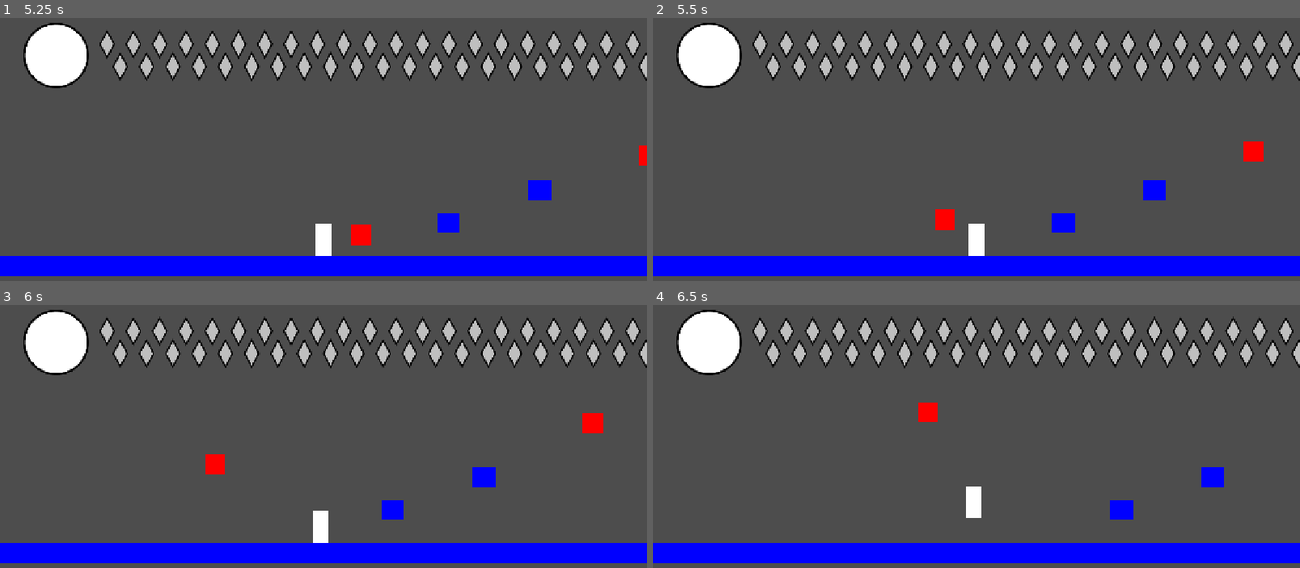
Above: before the commit, frames 1-4 (two rows, left to right).
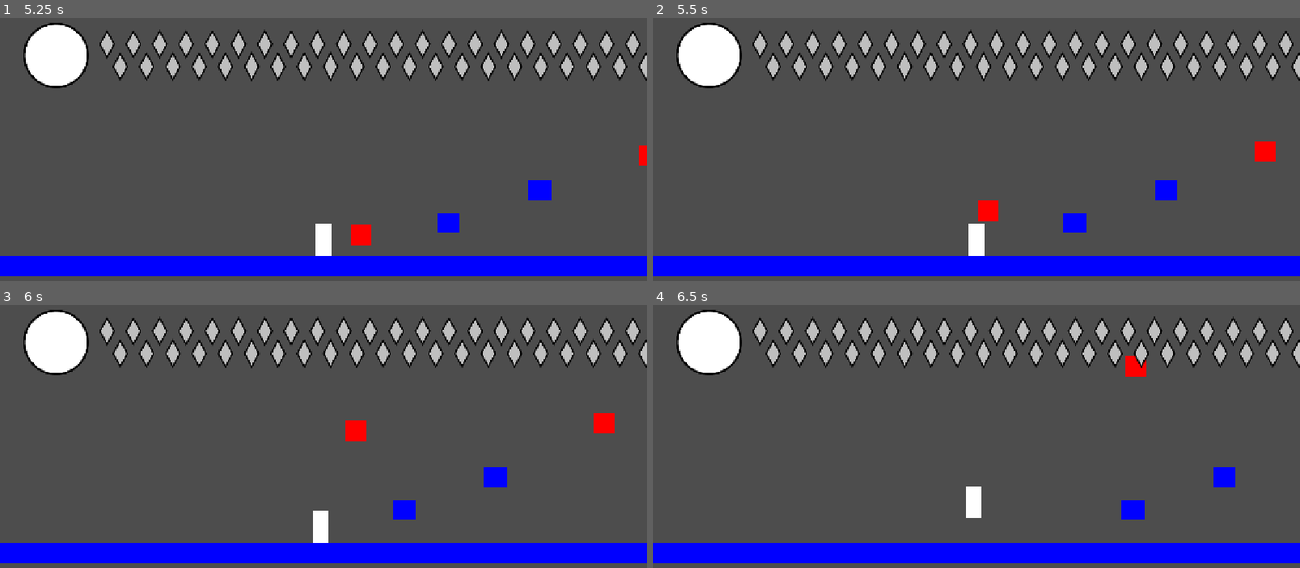
Above: after the commit, the same moments.

Repository: autonomouscrow/color-game
Game: Godot game, scene res://Scenes/Main.tscn
Same seed, same stepped clock (60 frames per second), same inputs: the game is played once before the commit and once after it.
Inputs:
- Up to frame 1 (5.25 s): hold Z (crisis) 0.53-1.28 s; hold Right (move_right) 0.53-2.03 s; tap A (jump) at 0.77, 1.52, 3.02, 3.77, 4.52 s; tap D (dash) at 1.35 s; hold Left (move_left) 2.03-2.78 s; hold S (punch) 2.03-2.78 s; hold Right (move_right) 2.78-4.28 s; tap C (slide) at 2.85 s; hold Q 3.53-4.28 s; hold Left (move_left) 4.28-5.03 s; tap E at 4.35 s; hold Right (move_right) from 5.03 s (still down); hold R from 5.03 s (still down)
- Up to frame 2 (5.5 s): keep holding Right (move_right); keep holding R
- Up to frame 3 (6 s): release Right (move_right) at 5.78 s; release R at 5.78 s; hold Left (move_left) from 5.78 s (still down); tap Z (crisis) at 5.85 s
- Up to frame 4 (6.5 s): keep holding Left (move_left); tap A (jump) at 6.02 s

Frame 1 is identical in both runs. In frame 2, 1.3% of the frame differs, in the area x 43-97%, y 46-82%; in frame 3, 1.3%; in frame 4, 1.0%.

Commit message:
made craws solid

Diff:
--- a/Scenes/Main.tscn
+++ b/Scenes/Main.tscn
@@ -5,7 +5,7 @@
 [ext_resource type="PackedScene" uid="uid://castvwqi4rwud" path="res://Scenes/RoomSkeff.tscn" id="2_kln2b"]
 [ext_resource type="PackedScene" uid="uid://b7xkvd58w1xgu" path="res://Scenes/HUD.tscn" id="3_hud"]
 [ext_resource type="Script" uid="uid://bbq5dbxu3ek3q" path="res://Scenes/CameraManager.gd" id="4_pbw6q"]
-[ext_resource type="PackedScene" uid="uid://bvbkoiedl4jtg" path="res://Craw.tscn" id="6_v1gob"]
+[ext_resource type="PackedScene" uid="uid://bvbkoiedl4jtg" path="res://Scenes/Prefabs/Craw.tscn" id="6_v1gob"]
 
 [node name="Main" type="Node2D" unique_id=396947077]
 
--- a/Craw.tscn
+++ b/Scenes/Prefabs/Craw.tscn
@@ -1,16 +1,16 @@
 [gd_scene format=3 uid="uid://bvbkoiedl4jtg"]
 
-[ext_resource type="Script" uid="uid://du60s5p8qjtr1" path="res://craw.gd" id="1_g60cy"]
+[ext_resource type="Script" uid="uid://du60s5p8qjtr1" path="res://Scripts/craw.gd" id="1_g60cy"]
 
 [sub_resource type="CircleShape2D" id="CircleShape2D_x3acn"]
 radius = 231.03462
 
 [sub_resource type="RectangleShape2D" id="RectangleShape2D_x3acn"]
 
+[sub_resource type="CircleShape2D" id="CircleShape2D_t53hv"]
+
 [node name="Craw" type="CharacterBody2D" unique_id=2060975062]
 script = ExtResource("1_g60cy")
-max_health = null
-total_health = null
 
 [node name="ColorRect" type="ColorRect" parent="." unique_id=663994427]
 offset_left = -20.0
@@ -35,5 +35,10 @@
 scale = Vector2(1.8411453, 1.8411453)
 shape = SubResource("RectangleShape2D_x3acn")
 
+[node name="Body" type="CollisionShape2D" parent="." unique_id=401692203]
+scale = Vector2(1.6800008, 1.6800008)
+shape = SubResource("CircleShape2D_t53hv")
+
 [connection signal="body_entered" from="DetectionArea" to="." method="_on_body_entered"]
 [connection signal="body_exited" from="DetectionArea" to="." method="_on_body_exited"]
+[connection signal="body_entered" from="Hitbox2" to="." method="_on_hitbox_2_body_entered"]
--- a/craw.gd
+++ b/Scripts/craw.gd
@@ -5,9 +5,9 @@
 
 @export var total_health = 25
 
-
 var player: Node2D = null
 var home_position: Vector2 = Vector2.ZERO
+var last_home_position: Vector2 = Vector2.ZERO
 var hover_timer: float = 0.0
 var return_dir: float = 1.0
 
@@ -23,6 +23,7 @@
 
 func _ready() -> void:
 	home_position = global_position
+	last_home_position = global_position
 	swoop_timer.timeout.connect(_on_swoop_timer_timeout)
 
 func _physics_process(delta: float) -> void:
@@ -39,7 +40,7 @@
 				start_return()
 
 		State.RETURN:
-			if follow_curve(280.0, delta):
+			if follow_curve(320.0, delta):
 				global_position = home_position
 				velocity = Vector2.ZERO
 				current_state = State.HOVER
@@ -48,8 +49,6 @@
 					float_rand = randf_range(2.0, 2.3)
 
 	move_and_slide()
-
-# --- Curve & Movement ---
 
 func follow_curve(speed: float, delta: float) -> bool:
 	curve_progress += (speed / curve_length) * delta
@@ -68,6 +67,7 @@
 	current_state = state
 
 func start_swoop() -> void:
+	last_home_position = home_position
 	return_dir = sign(player.global_position.x - global_position.x)
 	if return_dir == 0: return_dir = 1.0 if randf() > 0.5 else -1.0
 
@@ -81,10 +81,14 @@
 	var ctrl = Vector2(global_position.x + return_dir * (dist * 1.25 + randf_range(75, 125)), lerp(global_position.y, home_position.y, randf_range(0.3, 0.45)))
 	set_curve(global_position, ctrl, home_position, State.RETURN)
 
+func bounce_to_last_home() -> void:
+	home_position = last_home_position
+	# Control point pops upward and backward away from the impact to create a bounce recoil
+	var ctrl = global_position + Vector2(-return_dir * randf_range(70, 110), -randf_range(180, 240))
+	set_curve(global_position, ctrl, home_position, State.RETURN)
+
 func start_timer() -> void:
 	swoop_timer.start(randf_range(1.2, 2.8))
-
-# --- Callbacks ---
 
 func _on_swoop_timer_timeout() -> void:
 	if player and current_state == State.HOVER:
@@ -100,3 +104,7 @@
 	if body == player:
 		player = null
 		swoop_timer.stop()
+
+func _on_hitbox_2_body_entered(body: Node2D) -> void:
+	if current_state == State.SWOOP:
+		bounce_to_last_home()
--- a/project.godot
+++ b/project.godot
@@ -38,11 +38,6 @@
 "events": [Object(InputEventKey,"resource_local_to_scene":false,"resource_name":"","device":-1,"window_id":0,"alt_press …(195 unchanged characters)…
 ]
 }
-move_up={
-"deadzone": 0.2,
-"events": [Object(InputEventKey,"resource_local_to_scene":false,"resource_name":"","device":-1,"window_id":0,"alt_pressed":false,"shift_pressed":false,"ctrl_pressed":false,"meta_pressed":false,"pressed":false,"keycode":0,"physical_keycode":4194320,"key_label":0,"unicode":0,"location":0,"echo":false,"script":null)
-]
-}
 dash={
 "deadzone": 0.2,
 "events": [Object(InputEventKey,"resource_local_to_scene":false,"resource_name":"","device":-1,"window_id":0,"alt_press …(190 unchanged characters)…
@@ -63,6 +58,11 @@
 "events": [Object(InputEventKey,"resource_local_to_scene":false,"resource_name":"","device":-1,"window_id":0,"alt_press …(190 unchanged characters)…
 ]
 }
+move_up={
+"deadzone": 0.2,
+"events": [Object(InputEventKey,"resource_local_to_scene":false,"resource_name":"","device":-1,"window_id":0,"alt_pressed":false,"shift_pressed":false,"ctrl_pressed":false,"meta_pressed":false,"pressed":false,"keycode":0,"physical_keycode":4194320,"key_label":0,"unicode":0,"location":0,"echo":false,"script":null)
+]
+}
 punch={
 "deadzone": 0.2,
 "events": [Object(InputEventKey,"resource_local_to_scene":false,"resource_name":"","device":-1,"window_id":0,"alt_press …(190 unchanged characters)…
Renamed: craw.gd.uid -> Scripts/craw.gd.uid
